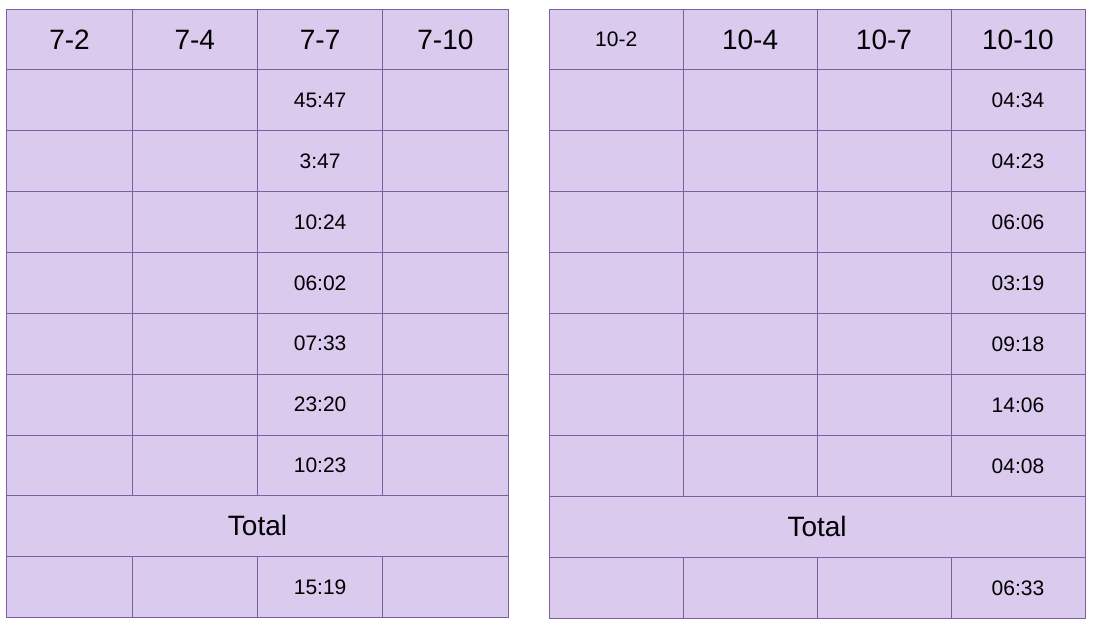
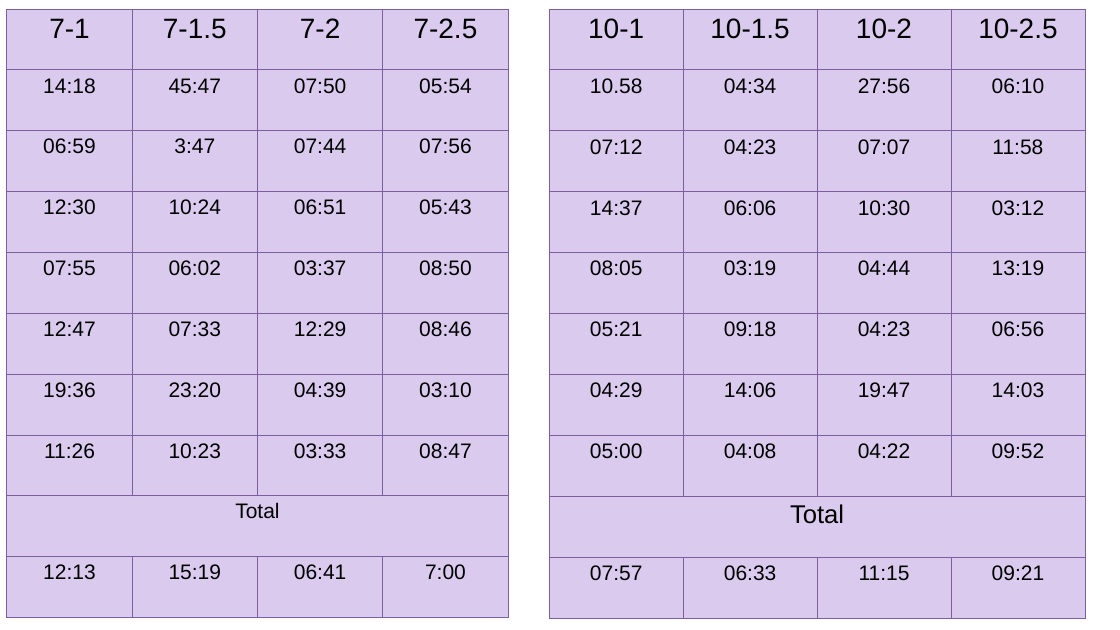
Before and after one commit to Jisha-George/AutonomousRoboticSystem, a slide deck: slide 6 of Test.pptx. Drawn at 1120x630 pixels with LibreOffice and Linux fonts; fonts in the diff are those of the drawing. Boxes give left, top, right and bottom in pixels: in the first picture for what was removed or moved away, otherwise in the second. Text is boxed around its words. In the diff, an @@ line names an element or a change of style, - is before the commit and + after.

```diff
--- a/Test.pptx
+++ b/Test.pptx
@@ table at <box>7,9,507,618</box> @@
-row 1: 7-2 | 7-4 | 7-7 | 7-10
+row 1: 7-1 | 7-1.5 | 7-2 | 7-2.5
-row 2:  |  | 45:47 | 
+row 2: 14:18 | 45:47 | 07:50 | 05:54
-row 3:  |  | 3:47 | 
+row 3: 06:59 | 3:47 | 07:44 | 07:56
-row 4:  |  | 10:24 | 
+row 4: 12:30 | 10:24 | 06:51 | 05:43
-row 5:  |  | 06:02 | 
+row 5: 07:55 | 06:02 | 03:37 | 08:50
-row 6:  |  | 07:33 | 
+row 6: 12:47 | 07:33 | 12:29 | 08:46
-row 7:  |  | 23:20 | 
+row 7: 19:36 | 23:20 | 04:39 | 03:10
-row 8:  |  | 10:23 | 
+row 8: 11:26 | 10:23 | 03:33 | 08:47
-row 10:  |  | 15:19 | 
+row 10: 12:13 | 15:19 | 06:41 | 7:00
@@ fill none to #D9CAEE in 13 cells @@
@@ size 24 to 18 pt in "Total" @@
@@ borders changed @@
@@ table at <box>549,9,1084,619</box> @@
-row 1: 10-2 | 10-4 | 10-7 | 10-10
+row 1: 10-1 | 10-1.5 | 10-2 | 10-2.5
-row 2:  |  |  | 04:34
+row 2: 10.58 | 04:34 | 27:56 | 06:10
-row 3:  |  |  | 04:23
+row 3: 07:12 | 04:23 | 07:07 | 11:58
-row 4:  |  |  | 06:06
+row 4: 14:37 | 06:06 | 10:30 | 03:12
-row 5:  |  |  | 03:19
+row 5: 08:05 | 03:19 | 04:44 | 13:19
-row 6:  |  |  | 09:18
+row 6: 05:21 | 09:18 | 04:23 | 06:56
-row 7:  |  |  | 14:06
+row 7: 04:29 | 14:06 | 19:47 | 14:03
-row 8:  |  |  | 04:08
+row 8: 05:00 | 04:08 | 04:22 | 09:52
-row 10:  |  |  | 06:33
+row 10: 07:57 | 06:33 | 11:15 | 09:21
@@ fill none to #D9CAEE in 13 cells @@
@@ size 24 to 22 pt in "Total" @@
@@ borders changed @@
```
Also in this commit, not shown: 5 other slides changed, 3 other files.
